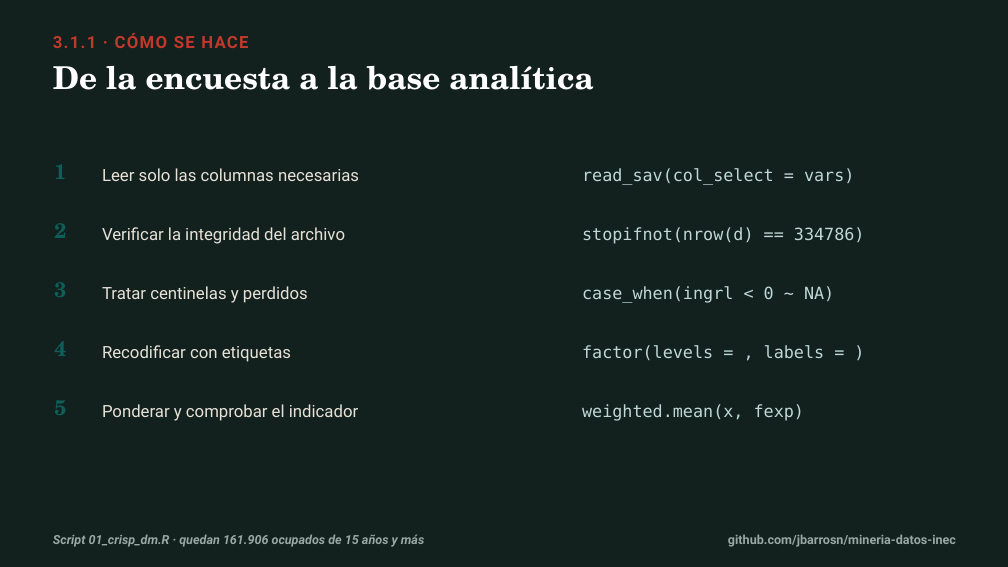
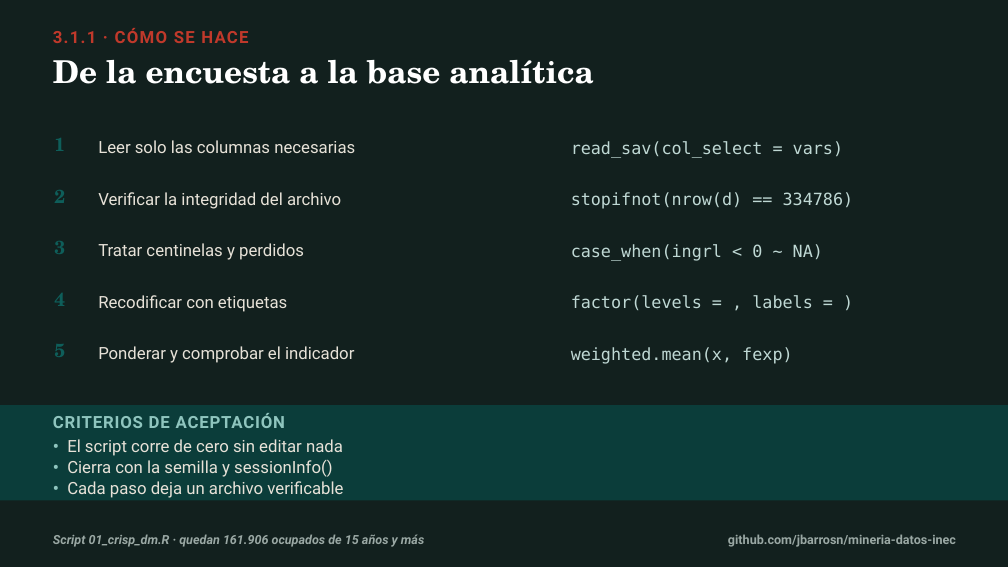
Before and after one commit to jbarrosn/mineria-datos-inec, a slide deck: slide 11 of docs/diapositivas/01_procedimientos.pptx. Drawn at 1008x567 pixels with LibreOffice and Linux fonts; fonts in the diff are those of the drawing. Boxes give left, top, right and bottom in pixels: in the first picture for what was removed or moved away, otherwise in the second. Text is boxed around its words. In the diff, an @@ line names an element or a change of style, - is before the commit and + after.

Commit message:
Agrega criterios de aceptacion a cada lamina y reajusta la retícula

```diff
--- a/docs/diapositivas/01_procedimientos.pptx
+++ b/docs/diapositivas/01_procedimientos.pptx
@@ text "3.1.1 · CÓMO SE HACE": place and size @@
-text "3.1.1 · CÓMO SE HACE" at <box>53,33,248,48</box>
+text "3.1.1 · CÓMO SE HACE" at <box>53,28,248,43</box>
@@ text "De la encuesta a la ...": place and size @@
-text "De la encuesta a la ..." at <box>53,66,594,90</box>
+text "De la encuesta a la ..." at <box>53,60,594,84</box>
@@ text "1": place and size @@
-text "1" at <box>54,164,66,179</box>
+text "1" at <box>54,138,65,151</box>
@@ text "Leer solo las columnas necesarias": place and size @@
-text "Leer solo las columnas necesarias" at <box>102,168,359,181</box>
+text "Leer solo las columnas necesarias" at <box>98,140,355,153</box>
@@ text "read_sav(col_select = vars)": place and size @@
-text "read_sav(col_select = vars)" at <box>582,168,854,185</box>
+text "read_sav(col_select = vars)" at <box>571,141,843,158</box>
@@ text "2": place and size @@
-text "2" at <box>54,223,66,238</box>
+text "2" at <box>54,190,65,203</box>
@@ text "Verificar la integridad del archivo": place and size @@
-text "Verificar la integridad del archivo" at <box>102,227,345,244</box>
+text "Verificar la integridad del archivo" at <box>98,192,341,209</box>
@@ text "stopifnot(nrow(d) == 334786)": place and size @@
-text "stopifnot(nrow(d) == 334786)" at <box>582,227,865,244</box>
+text "stopifnot(nrow(d) == 334786)" at <box>571,192,854,209</box>
@@ text "3": place and size @@
-text "3" at <box>54,282,66,297</box>
+text "3" at <box>54,241,65,254</box>
@@ text "Tratar centinelas y perdidos": place and size @@
-text "Tratar centinelas y perdidos" at <box>102,286,308,303</box>
+text "Tratar centinelas y perdidos" at <box>98,243,304,260</box>
@@ text "case_when(ingrl < 0 ~ NA)": place and size @@
-text "case_when(ingrl < 0 ~ NA)" at <box>582,286,834,303</box>
+text "case_when(ingrl < 0 ~ NA)" at <box>571,244,823,261</box>
@@ text "4": place and size @@
-text "4" at <box>54,341,66,356</box>
+text "4" at <box>54,293,65,306</box>
@@ text "Recodificar con etiquetas": place and size @@
-text "Recodificar con etiquetas" at <box>102,345,291,362</box>
+text "Recodificar con etiquetas" at <box>98,295,287,312</box>
@@ text "factor(levels = , labels = ...": place and size @@
-text "factor(levels = , labels = ..." at <box>582,345,825,360</box>
+text "factor(levels = , labels = ..." at <box>571,295,813,310</box>
@@ size 20 to 18 pt in 5 elements at <box>54,138,65,151</box>, <box>54,190,65,203</box>, <box>54,241,65,254</box>, <box>54,293,65,306</box>, <box>54,344,65,357</box> @@
@@ text "5": place and size @@
-text "5" at <box>54,400,66,415</box>
+text "5" at <box>54,344,65,357</box>
@@ line spacing 1.1 to 1.05 in 5 elements at <box>98,140,355,153</box>, <box>98,192,341,209</box>, <box>98,243,304,260</box>, <box>98,295,287,312</box>, <box>98,346,354,363</box> @@
@@ text "Ponderar y comprobar el indicador": place and size @@
-text "Ponderar y comprobar el indicador" at <box>102,404,358,421</box>
+text "Ponderar y comprobar el indicador" at <box>98,346,354,363</box>
@@ line spacing 1.05 to 1 in 5 elements at <box>571,141,843,158</box>, <box>571,192,854,209</box>, <box>571,244,823,261</box>, <box>571,295,813,310</box>, <box>571,347,792,364</box> @@
@@ text "weighted.mean(x, fexp)": place and size @@
-text "weighted.mean(x, fexp)" at <box>582,404,804,421</box>
+text "weighted.mean(x, fexp)" at <box>571,347,792,364</box>
@@ rectangle added at <box>0,405,1008,501</box>, fill #0B3D3A @@
@@ text added at <box>53,413,285,428</box>, 16 pt, text #8FC5BE, bold @@
+CRITERIOS DE ACEPTACIÓN
@@ text added at <box>67,439,343,498</box>, 16 pt, text #E7E2D8 @@
+• El script corre de cero sin editar nada
+• Cierra con la semilla y sessionInfo()
+• Cada paso deja un archivo verificable
```
Also in this commit, not shown: 10 other slides changed, 9 other files.
